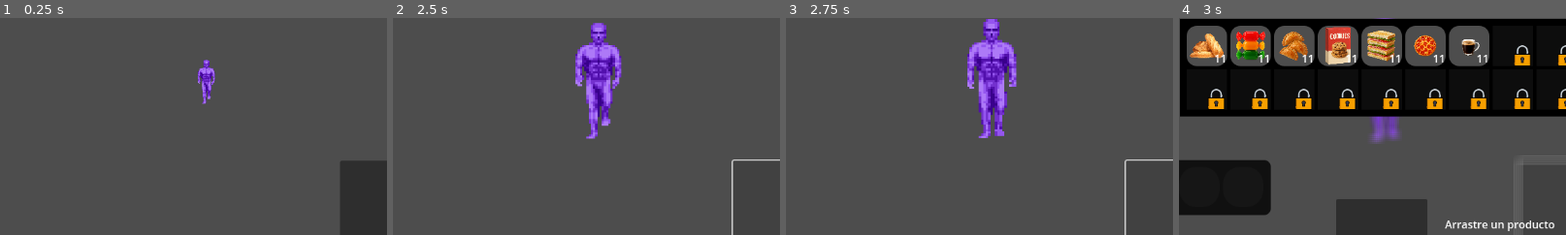
Above: before the commit, frames 1-4 (left to right).
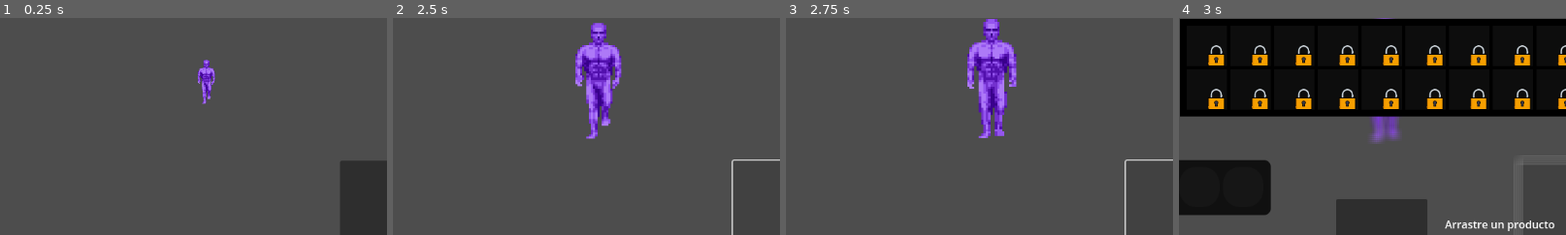
Above: after the commit, the same moments.

Repository: Rayclu/5noches
Game: Godot game, scene res://scenes/control.tscn
Two runs of this game, one before a commit and one after it. Both use one fixed random seed, a clock stepped at 60 frames per second and the inputs below. The project has no main scene, so this scene is started directly.
Inputs (mouse positions are % of the whole screen's width and height, from its top left):
- Up to frame 1 (0.25 s): no input
- Up to frame 2 (2.5 s): click (84, 84) at 0.5 s; click (84, 84) at 1.25 s; click (84, 84) at 2 s
- Up to frame 3 (2.75 s): no input
- Up to frame 4 (3 s): tap Enter at 2.75 s; tap E (e) at 2.85 s
The pictures show only the part of the screen within x 23-73%, y 36-86%; the shares and areas given below are measured in that part.

Frames 1-3 are identical in both runs. In frame 4, 13% of the frame differs, in the area x 2-81%, y 3-23%.

Commit message:
algunas cosas client

Diff:
--- a/code/GLOBALS/Client.gd
+++ b/code/GLOBALS/Client.gd
@@ -1,3 +1,12 @@
 extends Node
 
 var requeriments:Array
+var client:Object
+
+func ChoseElements():
+	var ActualLevel = LEVELS.level
+	randomize()
+	var number = randi_range(int(ActualLevel / 2),int(ActualLevel*1.5))
+
+func defineStoleProv():
+	pass
--- a/code/GLOBALS/Levels.gd
+++ b/code/GLOBALS/Levels.gd
@@ -3,7 +3,7 @@
 var InitialMoney= 5000 # ECONOMY._get_money()
 var assets = {"pan":"res://assets/pan.png","coca":"res://assets/coca-removebg-preview.png","alfajor":"res://assets/alfa …(303 unchanged characters)…
 var dificulty = 1
-var level = 2
+var level = 4
 var ClientRqueriment
 var items_per_level = { 1:[CrteFd("pan",100,assets["pan"],11),CrteFd("coca",200,assets["coca"],12),CrteFd("alfajor",200,assets["alfajor"],20),CrteFd("fiambre",200,assets["fiambre"],300),CrteFd("soda",200,assets["soda"],40)]
 ,2:[CrteFd("pan",100,assets["pan"],11),CrteFd("caramelos",100,assets["caramelos"],11),CrteFd("empanada",100,assets["empanada"],11),CrteFd("galletitas",100,assets["galletitas"],11),
--- a/code/Inventario/HanlerMainLogic.gd
+++ b/code/Inventario/HanlerMainLogic.gd
@@ -120,6 +120,7 @@
 		else:
 			return false
 	return false
+##asdkñljasdklñjasdklasjdklasjdklsaj
 
 func FinishInv():#funcion quwe se encarga de verificar si el inventario añadido por el usuario es igual al inventario requerido por el cliente.
 	if canExitInv.visible:
--- a/control.gd
+++ b/control.gd
@@ -1,6 +1,5 @@
 extends Control
-var holas = Cleptomano.new()
-var holas2 = Cliente.new()
+
 @onready var texture_rect = get_node("TextureRect")
 @onready var EnterAnimation = get_node("Enter")
 @onready var LeftAnimation:AnimatedSprite2D = get_node("Left")
@@ -8,6 +7,7 @@
 var tween = create_tween()
 
 func _ready() -> void:
+	CLIENT.ChoseElements()
 	button.connect("pressed",Callable(self,"StartAnimation"))
 	EnterAnimation.play()
 	LeftAnimation.hide()
@@ -20,11 +20,14 @@
 		EnterAnimation.hide()
 		LeftAnimation.scale = Vector2(9,9)
 		LeftAnimation.show()
-		LeftAnimation.play("Stole")
+		LeftAnimation.play("Back")
 		var AnimationLeft = create_tween()
 		AnimationLeft.tween_property(LeftAnimation, "scale", Vector2(1,1), 10)
 		await get_tree().create_timer(0.5).timeout
 		LeftAnimation.sprite_frames.remove_frame("Back", 0)
+
+func StoleAnimation():
+	pass
 
 func _process(delta: float) -> void:
 	if int(EnterAnimation.scale[0]) == 9:
@@ -36,5 +39,3 @@
 		LeftAnimation.hide()
 
 	HUD.get_children()[0].hide()
-	texture_rect.texture = holas2.asset
-	var hi = Cleptomano.CreateInstances("pepe",[],preload("res://assets/Cliente.png"),3,10,true)
--- a/scenes/control.tscn
+++ b/scenes/control.tscn
@@ -144,7 +144,7 @@
 }],
 "loop": true,
 "name": &"Stole",
-"speed": 15.0
+"speed": 30.0
 }]
 
 [node name="Control" type="Control"]
@@ -175,8 +175,7 @@
 position = Vector2(577, 328)
 sprite_frames = SubResource("SpriteFrames_fd2iw")
 animation = &"Stole"
-frame = 1
-frame_progress = 0.735922
+frame_progress = 0.3581
 
 [node name="Button" type="Button" parent="."]
 layout_mode = 1
